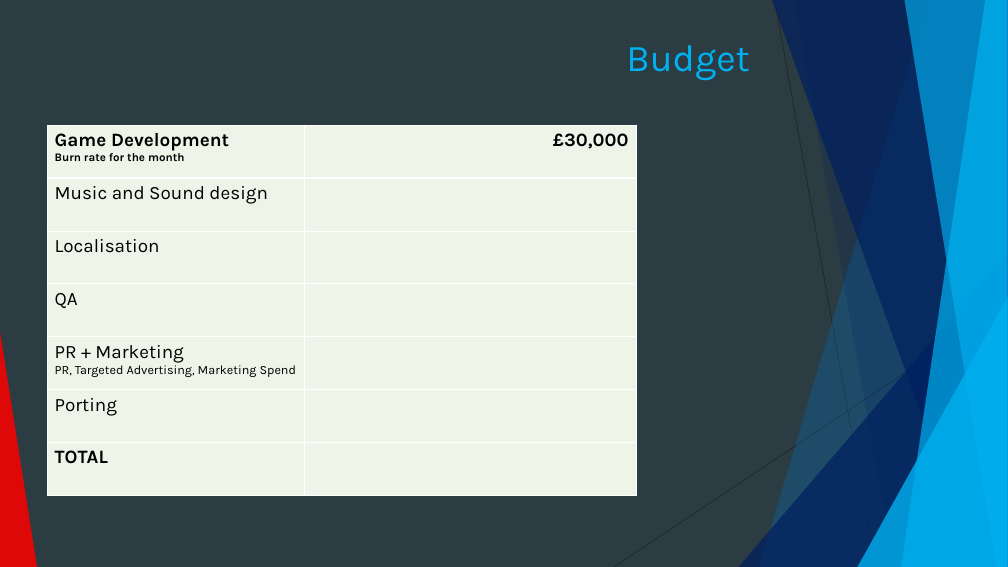
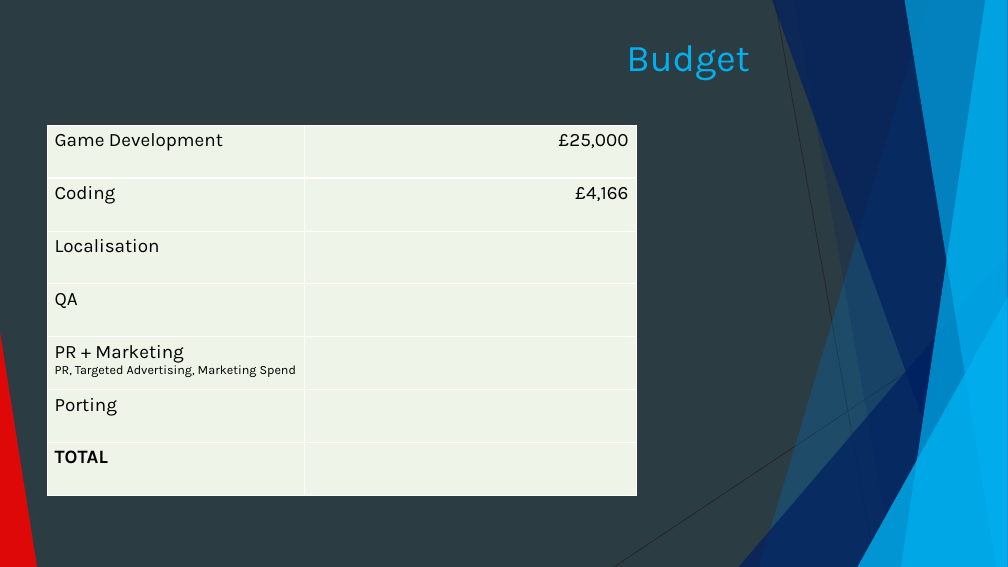
Before and after one commit to Pilokio/Tranzfuser, a slide deck: slide 10 of Virtual Pitch Presentation/Pitch.pptx. Drawn at 1008x567 pixels with LibreOffice and Linux fonts; fonts in the diff are those of the drawing. Boxes give left, top, right and bottom in pixels: in the first picture for what was removed or moved away, otherwise in the second. Text is boxed around its words. In the diff, an @@ line names an element or a change of style, - is before the commit and + after.

```diff
--- a/Virtual Pitch Presentation/Pitch.pptx
+++ b/Virtual Pitch Presentation/Pitch.pptx
@@ table at <box>47,125,636,496</box> @@
-row 1, column 1: Game Development / Burn rate for the month
+row 1, column 1: Game Development
-row 1, column 2: £30,000
+row 1, column 2: £25,000
-row 2, column 1: Music and Sound design
+row 2, column 1: Coding
-row 2, column 2: 
+row 2, column 2: £4,166
```
Also in this commit, not shown: 7 other slides changed, 1 slide added, 1 slide removed, 8 other files.
